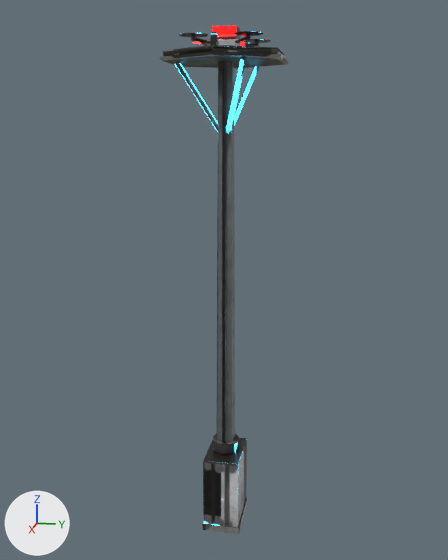
What one commit did to the glTF model assets/props/drone_mast_lod1.glb.
Both versions are drawn from a 50 mm camera at (9.4, 1.85, 6.59) aimed at (-0.05, -0.04, 4.23). The lights are fixed; the arrows at lower left show +X, +Y and +Z. The picture after the commit comes second. Objects named as collision shapes, trigger or cutter boxes, shadow casters or lower levels of detail are left out. Where no turn or scale is listed for an object, it has been applied to the vertices. Vertices at exactly the same position are counted once.

The older version as bpy lines, for what is in view:
```python
me_drone_mast_001 = bpy.data.meshes.new('drone_mast.001')
me_drone_mast_001.from_pydata(...)  # 1209 vertices, 1031 faces; spans x -0.99..0.99, y -0.86..0.86, z 0.0..7.99
me_drone_mast_001.materials.append(mat_pigment_drone_mast)
ob_drone_mast = bpy.data.objects.new('drone_mast', me_drone_mast_001)
ob_drone_mast.location = (0.0, 0.0, 0.0)
```
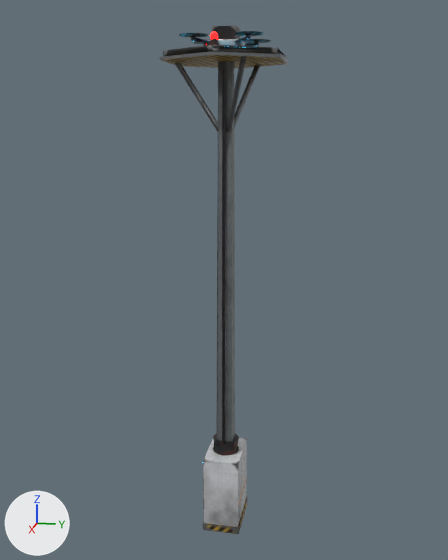
Location of each change, (x1, y1, x2, y2) in pixels of the pictures (448 x 560 px; the box of a moved part takes in the faces that stretch with it):
part 1 of me_drone_mast_001, moved or reshaped
    both: (179, 31, 270, 45)
part 2 of me_drone_mast_001, surface changed
    both: (162, 26, 288, 534)

Diff of the bpy script that builds the scene:
```diff
--- a/assets/props/drone_mast_lod1.glb.py
+++ b/assets/props/drone_mast_lod1.glb.py
@@ me_drone_mast_001 @@
 # used by ob_drone_mast; location = (0.0, 0.0, 0.0)
-me_drone_mast_001.from_pydata(...)  # 1209 vertices, 1031 faces; spans x -0.99..0.99, y -0.86..0.86, z 0.0..7.99
+me_drone_mast_001.from_pydata(...)  # 1211 vertices, 1031 faces; spans x -0.99..0.99, y -0.86..0.86, z 0.0..7.99
+# me_drone_mast_001 part 1
+# 19 vertices are removed from x -0.54..0.79, y -0.54..0.54, z 7.65..7.85
+# 155 faces are deleted
+# 52 vertices move within x -0.58..0.87, y -0.58..0.58, z 7.6..7.85
+# 21 vertices are added at x -0.54..0.85, y -0.54..0.54, z 7.65..7.85
+# 155 new faces join them
+# me_drone_mast_001 part 2: 832 kept faces spanning x -0.99..0.99, y -0.86..0.86, z 0.0..7.99 get new texture (UV) coordinates
 me_drone_mast_001.materials.append(mat_pigment_drone_mast)
```
